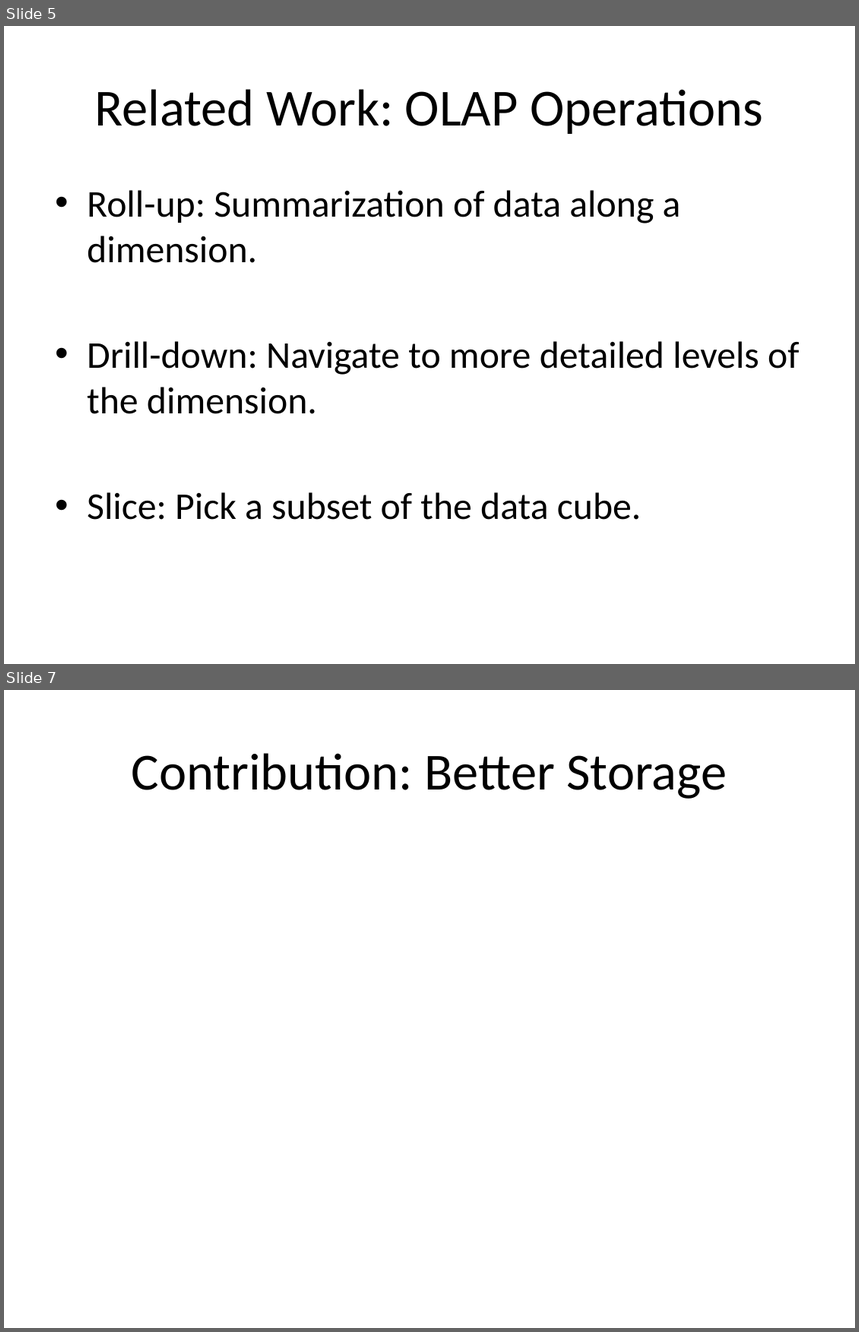
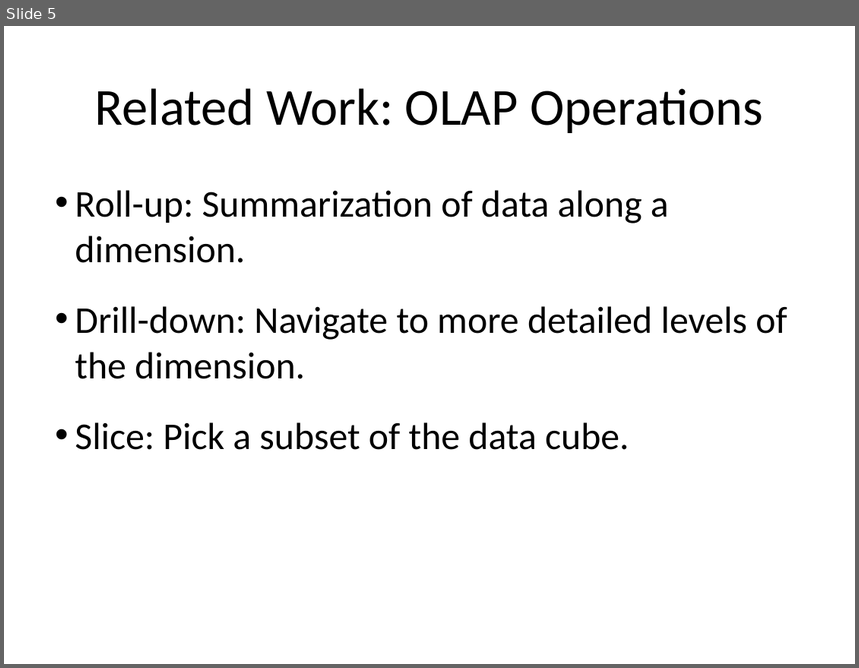
Before and after one commit to hilfialkaff/newsnet, a slide deck: paper/presentation.pptx. Shown one above the other, each under a label of ours: slides 5 and 7 before the commit, slide 5 after it; the slides between them are not shown. The pictures are 859x1332 and 859x668 pixels, drawn with LibreOffice and Linux fonts; fonts in the diff are those of the drawing. Boxes give left, top, right and bottom in pixels: in the first picture for what was removed or moved away, otherwise in the second. Text is boxed around its words. In the diff, an @@ line names an element or a change of style, - is before the commit and + after.

Commit message:
Fill in evaluation and contributions in ppt.

```diff
--- a/paper/presentation.pptx
+++ b/paper/presentation.pptx
@@ slide 7 removed at [4, 690, 855, 1328], background #FFFFFF @@
@@ title removed at [132, 753, 727, 799] @@
-Contribution: Better Storage
@@ slide 5 changed as well @@
@@ text "Roll-up: Summarization of data along ..." at [75, 190, 787, 450]: indent changed; less space between paragraphs @@
```
Also in this commit, not shown: 7 other slides changed, 4 slides added, 2 other slides removed.
